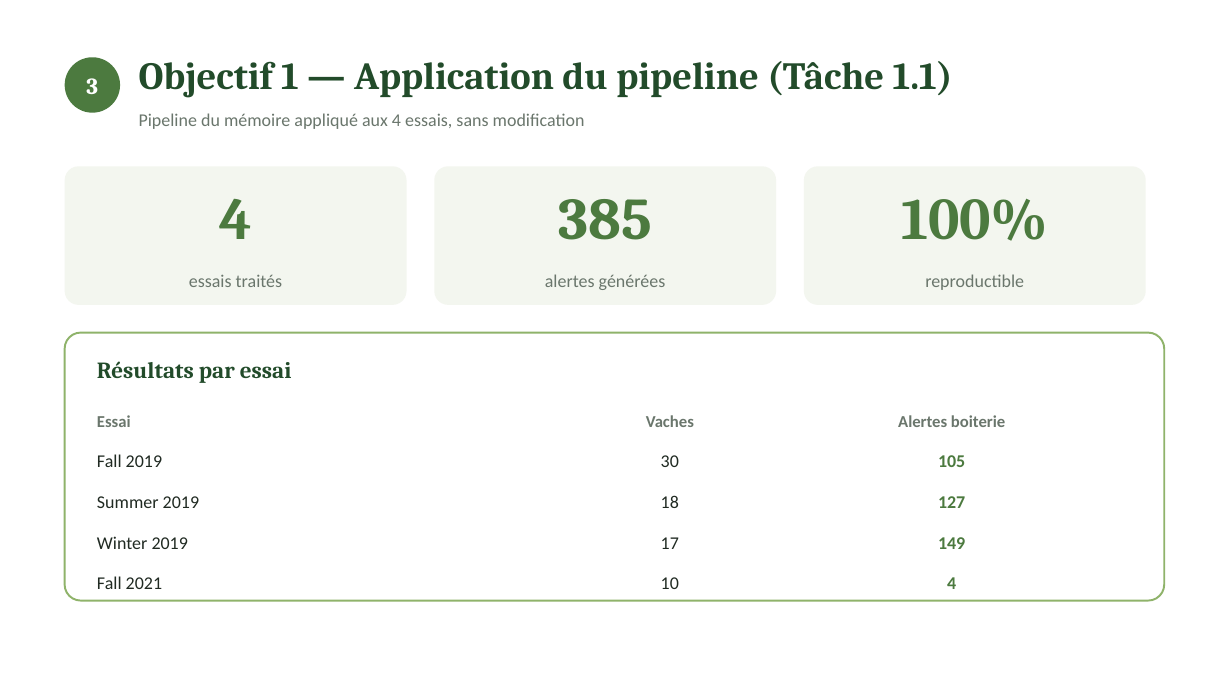
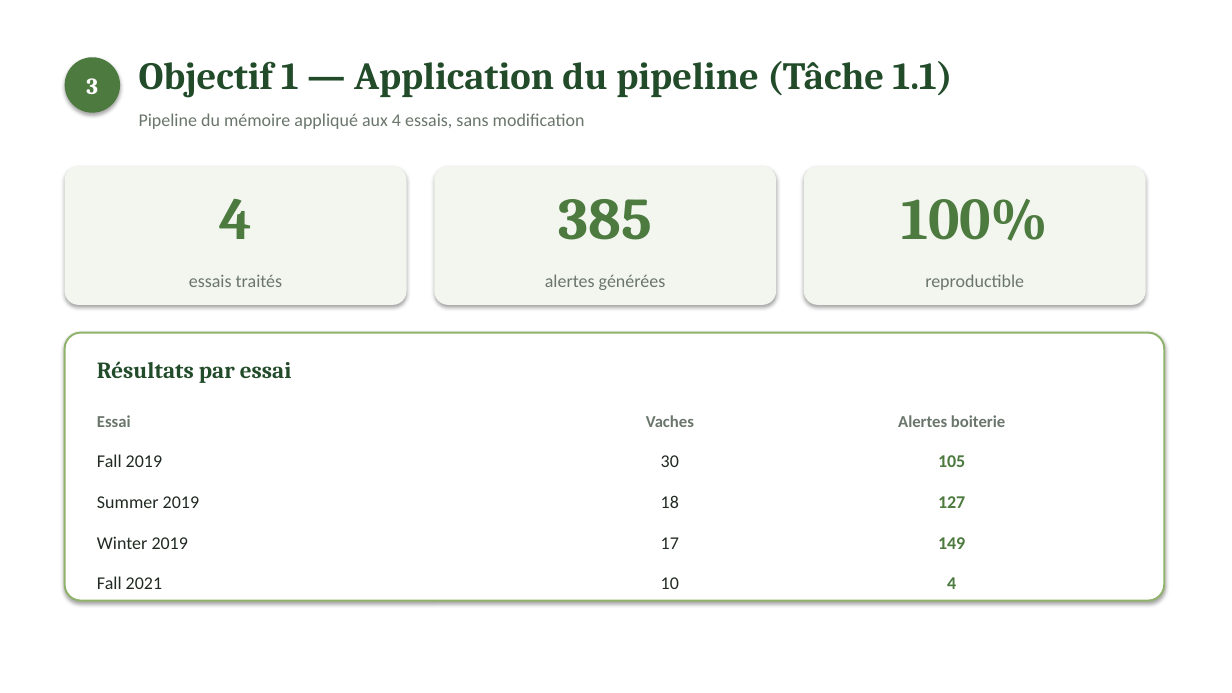
Before and after one commit to Barryguinea/mcgill-iot-cattle, a slide deck: slide 4 of presentation_travaux_mcgill.pptx. Drawn at 1232x693 pixels with LibreOffice and Linux fonts; fonts in the diff are those of the drawing. Boxes give left, top, right and bottom in pixels: in the first picture for what was removed or moved away, otherwise in the second. Text is boxed around its words. In the diff, an @@ line names an element or a change of style, - is before the commit and + after.

```diff
--- a/presentation_travaux_mcgill.pptx
+++ b/presentation_travaux_mcgill.pptx
@@ rectangle added at (0, 0, 1232, 693), fill #FFFFFF @@
@@ shadow on in 5 elements at (65, 57, 120, 113), (65, 166, 407, 305), (434, 166, 776, 305), (804, 166, 1146, 305), (65, 333, 1165, 601) @@
```
Also in this commit, not shown: 11 other slides changed, 34 other files.
